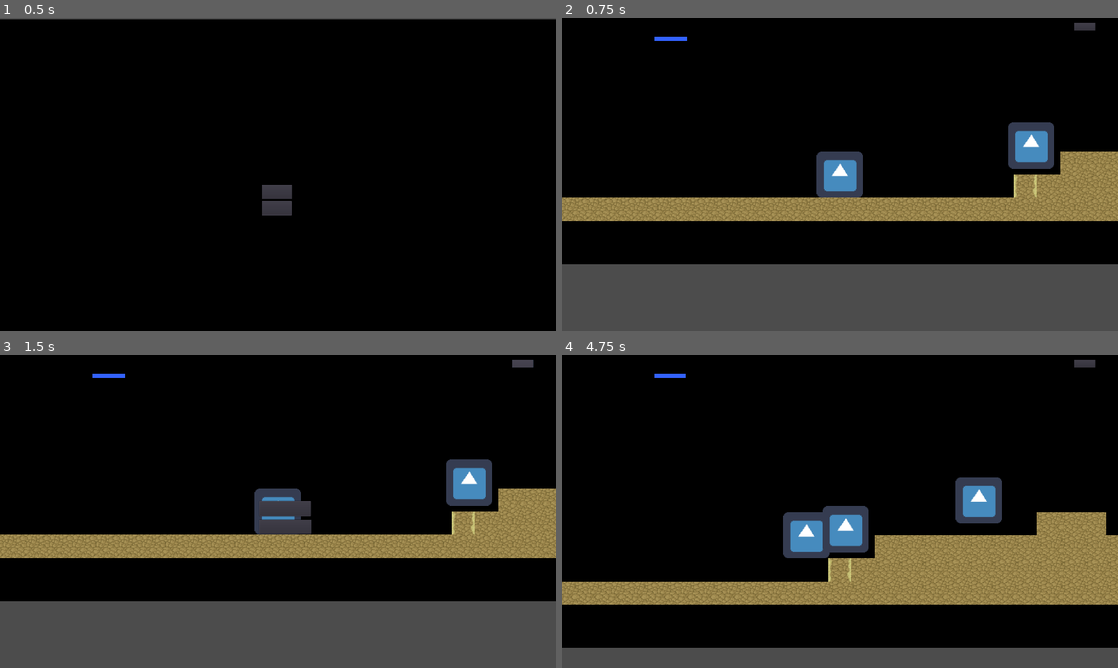
Above: before the commit, frames 1-4 (two rows, left to right).
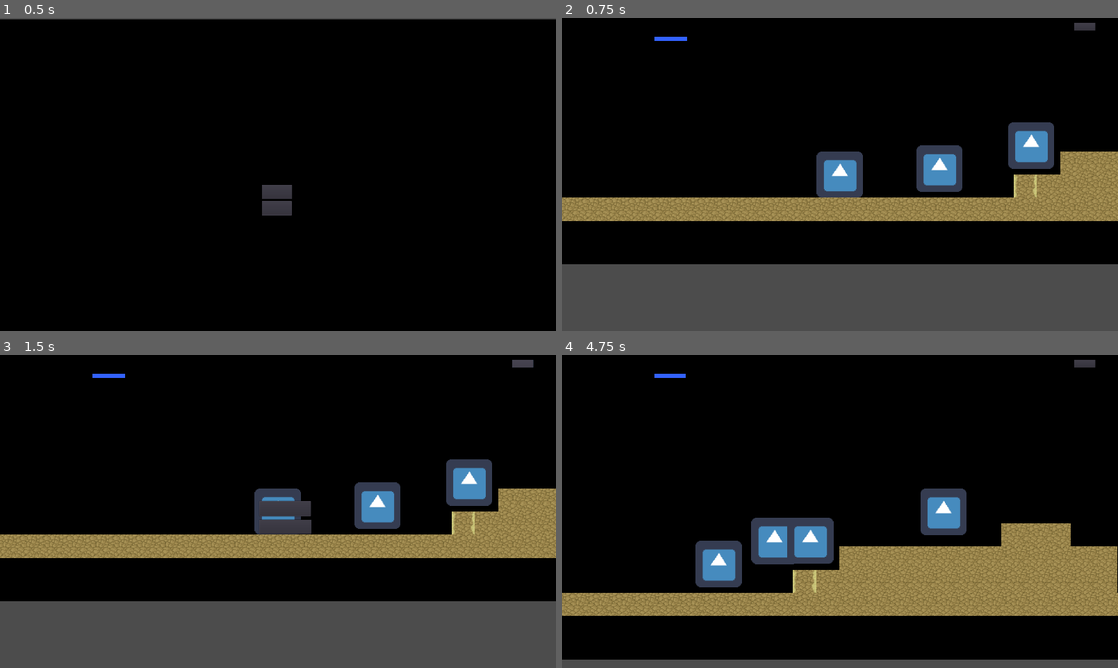
Above: after the commit, the same moments.

Repository: Kreateer/game-off-2020
Game: Godot game, scene res://scenes/Main.tscn
Two runs of this game, one before a commit and one after it. Both use one fixed random seed, a clock stepped at 60 frames per second and the inputs below. The engine's default icon, where the game draws it, is replaced by a stand-in: a white triangle on a blue panel in a dark square.
Inputs:
- Up to frame 1 (0.5 s): no input
- Up to frame 2 (0.75 s): click "Start" at 0.5 s
- Up to frame 3 (1.5 s): click "Pause" at 1.25 s
- Up to frame 4 (4.75 s): click "Resume" at 2 s; tap Enter at 2.75 s; hold D (right) 2.78-4.28 s; tap W (jump) at 3.02, 3.77 s; hold A (left) from 4.28 s (still down)

Frame 1 is identical in both runs. In frame 2, 1.2% of the frame differs, in the area x 63-72%, y 40-56%; in frame 3, 1.2%; in frame 4, 21%, in the area x 0-100%, y 39-98%.

Commit message:
Modify game over screens | Create new pickup | Update score on pickup
This commit adds different game over screens (though they need fixing), a new pickup and simple player score increase once the Player collides with a pickup.

Diff:
--- /dev/null
+++ b/scenes/PickupItem03.tscn
@@ -0,0 +1,23 @@
+[gd_scene load_steps=4 format=2]
+
+[ext_resource path="res://icon.png" type="Texture" id=1]
+[ext_resource path="res://scripts/PickupItem03.gd" type="Script" id=2]
+
+[sub_resource type="RectangleShape2D" id=1]
+extents = Vector2( 32, 32 )
+
+[node name="Item3" type="Node2D"]
+script = ExtResource( 2 )
+
+[node name="TestPickup" type="Sprite" parent="."]
+texture = ExtResource( 1 )
+
+[node name="PickupArea3" type="Area2D" parent="TestPickup"]
+
+[node name="CollisionShape2D" type="CollisionShape2D" parent="TestPickup/PickupArea3"]
+shape = SubResource( 1 )
+
+[node name="DurationTimer" type="Timer" parent="."]
+one_shot = true
+[connection signal="body_entered" from="TestPickup/PickupArea3" to="." method="_on_PickupArea3_body_entered"]
+[connection signal="timeout" from="DurationTimer" to="." method="_on_DurationTimer_timeout"]
--- a/scenes/Tutorial.tscn
+++ b/scenes/Tutorial.tscn
@@ -11,6 +11,8 @@
 [ext_resource path="res://scenes/Darkness.tscn" type="PackedScene" id=9]
 [ext_resource path="res://assets/art/tilesets/tiles.tres" type="TileSet" id=10]
 [ext_resource path="res://assets/fonts/FFFFORWA.tres" type="DynamicFont" id=11]
+[ext_resource path="res://scenes/PickupItem03.tscn" type="PackedScene" id=12]
+[ext_resource path="res://scripts/Score.gd" type="Script" id=13]
 
 [sub_resource type="StyleBoxFlat" id=1]
 bg_color = Color( 0.203922, 0.388235, 1, 1 )
@@ -77,6 +79,7 @@
 text = "0"
 align = 1
 valign = 1
+script = ExtResource( 13 )
 __meta__ = {
 "_edit_use_anchors_": false
 }
@@ -145,7 +148,12 @@
 
 [node name="ExitButton" parent="GUI" index="2"]
 visible = false
+
+[node name="Item3" parent="." instance=ExtResource( 12 )]
+position = Vector2( 569.401, 952 )
 [connection signal="Dead" from="Player" to="." method="_on_Player_Dead"]
+[connection signal="Dead_Fall" from="Player" to="." method="_on_Player_Dead_Fall"]
+[connection signal="Dead_Suffocate" from="Player" to="." method="_on_Player_Dead_Suffocate"]
 [connection signal="screen_exited" from="Player/VisibilityNotifier2D" to="Player" method="_on_VisibilityNotifier2D_screen_exited"]
 [connection signal="timeout" from="CanvasLayer/Oxygen/OxygenTimer" to="." method="_on_OxygenTimer_timeout"]
 [connection signal="DamageArea_PlayerCollision" from="Darkness" to="Player" method="_on_Darkness_DamageArea_PlayerCollision"]
--- a/scripts/GUI.gd
+++ b/scripts/GUI.gd
@@ -14,15 +14,24 @@
 	pass
 
 # Updates the Score label for the Player
-func update_score(score):
+#func update_score(score):
 	#get_node("/root/Main/Player/Camera2D/Score").text = str(score)
 	#get_node("/root/Main/Player/Camera2D/Score").text = str(score)
-	get_node("/root/Tutorial/CanvasLayer/Score").text = str(score)
+#	get_node("/root/Tutorial/CanvasLayer/Score").text = str(score)
 
 # Shows the 'Game Over' screen
 func show_game_over():
 	show_message("Game Over!")
 	$RetryButton.show()
+
+func suffocate():
+	show_message("Game Over!\nYou've Suffocated!")
+	$RetryButton.show()
+
+func fall_off():
+	show_message("Game Over!\nYou've fallen off the map!")
+	$RetryButton.show()
+
 
 
 # Change scene to Tutorial level to start the game
--- a/scripts/Main.gd
+++ b/scripts/Main.gd
@@ -29,6 +29,7 @@
 	score = 0
 	darkness.reset()
 	$Player.reset()
+	$Item3.reset()
 	$Player.show()
 	$CanvasLayer/Score.show()
 	$CanvasLayer/PauseScene.show()
@@ -41,7 +42,7 @@
 	# darkness again, otherwise we get collisions causing invalid player death.
 	yield(get_tree().create_timer(1.0), "timeout")
 	darkness.start()
-	$GUI.update_score(score)
+	$CanvasLayer/Score.update_score(score)
 	#$Music.play()
 
 func game_over():
@@ -49,6 +50,14 @@
 	darkness.pause()
 	$GUI.show_game_over()
 	#$Music.stop()
+
+func game_over_oxygen():
+	darkness.pause()
+	$GUI.suffocate()
+
+func game_over_fall():
+	darkness.pause()
+	$GUI.fall_off()
 
 # Once OxygenTimer runs out, the Player's oxygen
 # effectively expires, which kills the Player.
@@ -60,3 +69,11 @@
 
 func _on_Player_Dead():
 	game_over()
+
+
+func _on_Player_Dead_Fall():
+	game_over_fall()
+
+
+func _on_Player_Dead_Suffocate():
+	game_over_oxygen()
--- /dev/null
+++ b/scripts/PickupItem03.gd
@@ -0,0 +1,47 @@
+extends Node2D
+
+var start_score = 0
+var score = start_score
+
+func on_pickup():
+	var main = self.get_parent()
+	for child in main.get_children():
+		if child.name == "Player":
+			$DurationTimer.wait_time = 5
+			$DurationTimer.start()
+			child.movement_speed = 200
+		else:
+			pass
+	pass
+
+func on_Timeout():
+	var main = self.get_parent()
+	for child in main.get_children():
+		if child.name == "Player":
+			if child.movement_speed != 100:
+				child.movement_speed = 100
+			else:
+				pass
+		else:
+			pass
+	pass
+
+func reset():
+	score = start_score
+
+
+func _on_PickupArea3_body_entered(KinematicBody2D):
+	var parent = self.get_parent()
+	for node in parent.get_children():
+		if node.name == "CanvasLayer":
+			if node.get_child(0).name == "Score":
+				score += 100
+				node.get_child(0).update_score(score)
+		else:
+			pass
+	on_pickup()
+	#hide() # Replace with function body.
+
+
+func _on_DurationTimer_timeout():
+	on_Timeout()
--- a/scripts/Player.gd
+++ b/scripts/Player.gd
@@ -1,6 +1,8 @@
 extends KinematicBody2D
 
 signal Dead()
+signal Dead_Suffocate()
+signal Dead_Fall()
 
 export (int) var movement_speed = 100
 export (int) var gravity = 1200
@@ -33,6 +35,7 @@
 	self.position.y = origin.y
 	health = max_health
 	oxygen = max_oxygen
+	movement_speed = 100
 	alive = true
 
 # Main Player movement
@@ -108,8 +111,15 @@
 
 # Main Player death function
 func _die():
-	alive = false
-	emit_signal("Dead")
+	if oxygen <= 0:
+		alive = false
+		emit_signal("Dead_Suffocate")
+	elif $VisibilityNotifier2D.is_on_screen() == false:
+		alive = false
+		emit_signal("Dead_Fall")
+	else:
+		alive = false
+		emit_signal("Dead")
 
 
 func _on_VisibilityNotifier2D_screen_exited():
--- a/scripts/Score.gd
+++ b/scripts/Score.gd
@@ -2,4 +2,18 @@
 
 
 func update_score(score):
-	get_node("/root/Player/HUD/Score").text = str(score)
+	self.text = str(score)
+
+
+#	var tutorial = self.get_parent()
+#	if tutorial.name == "Tutorial":
+#		for child in tutorial.get_children():
+#			if child.name == "CanvasLayer":
+#				if child.get_child(0).name == "Score":
+#					child.text = str(score)
+#				else:
+#					pass
+#	else:
+#		pass
+
+	#get_node("/root/Player/HUD/Score").text = str(score)
Not shown: 1 places in scenes/Tutorial.tscn that only renumber resources
